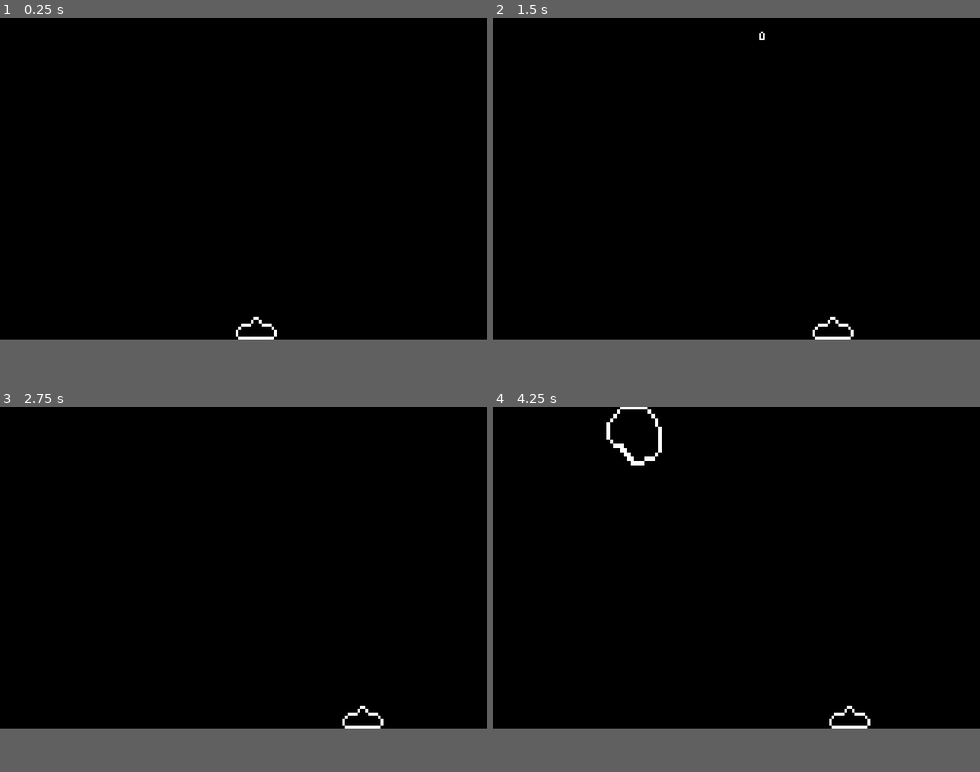
Above: before the commit, frames 1-4 (two rows, left to right).
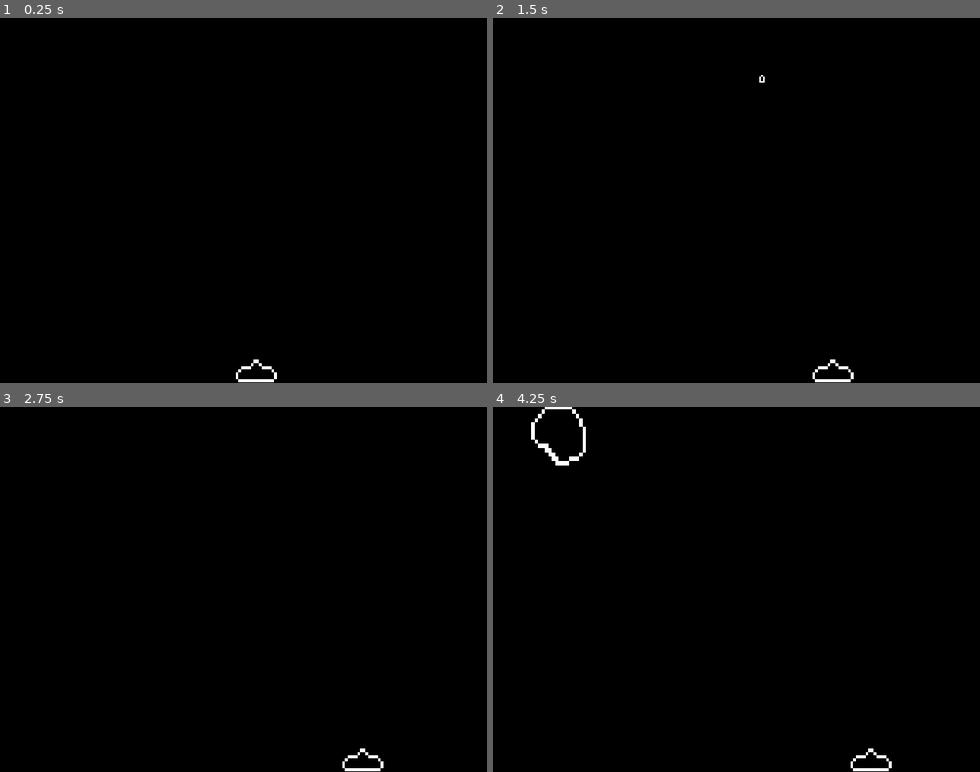
Above: after the commit, the same moments.

Repository: ApianbelleDev/Star-Command
Game: Godot game, scene res://gameplay.tscn
Same seed, same stepped clock (60 frames per second), same inputs: the game is played once before the commit and once after it. The project has no main scene, so this scene is started directly.
Inputs:
- Up to frame 1 (0.25 s): no input
- Up to frame 2 (1.5 s): tap Enter at 0.5 s; hold D (Move right) 0.53-1.28 s; tap Space (Fire) at 0.6, 1.35 s; hold Left (Move left) from 1.28 s (still down)
- Up to frame 3 (2.75 s): release Left (Move left) at 2.03 s; hold D (Move right) from 2.03 s (still down); tap Space (Fire) at 2.1 s
- Up to frame 4 (4.25 s): tap Space (Fire) at 2.85, 3.6 s; release D (Move right) at 3.53 s; hold Left (Move left) from 3.53 s (still down)
In our replay, the window is 640x423 before the commit and 640x480 after it. These sizes can differ from the game's own. Grey fills any space a smaller window leaves; there, only what the larger window draws over its background counts as a difference.

The runs differ from the first frame. In frame 1, 0.3% of the frame differs, in the area x 48-57%, y 81-100%; in frame 2, 0.3%; in frame 3, 0.3%; in frame 4, 1.0%, in the area x 7-82%, y 0-100%.

Commit message:
Randomized the comet position + a few minor tweaks
- Comets now have their xpos randomized
- added print statements for comets spawning, as well as bullet count status
- resolution was a weird 640x428 before, is now fixed to a 640x480
TODO in the next commit:
- replace bullet when it hits the top of the screen
- add simple scoring system (print to the console the score.)
- add controller support

Diff:
--- a/Bullet.gd
+++ b/Bullet.gd
@@ -9,5 +9,6 @@
 
 func OnCollisionEnter(body):
 	GlobalVars.bullet_count += 1
+	print("Bullet replaced")
 	body.queue_free()
 	queue_free()
--- a/Comet.gd
+++ b/Comet.gd
@@ -2,9 +2,19 @@
 
 var speed = 100
 
+@onready var screenSize = get_viewport().get_visible_rect().size
+
+var rng = RandomNumberGenerator.new()
+var rndX = rng.randf_range(0, 640)
+var rndY = rng.randi_range(0, 480)
+
+func _ready():
+	position.x = rndX
 # Called every frame. 'delta' is the elapsed time since the previous frame.
 func _process(delta):
+
 	position += transform.y * speed * delta
+
 
 
 func OnCollisionEnter(body):
--- a/PlayerController2D.gd
+++ b/PlayerController2D.gd
@@ -15,3 +15,4 @@
 		owner.add_child(b)
 		b.global_transform = $Marker2D.global_transform
 	GlobalVars.bullet_count -= 1
+	print("Bullet used")
--- a/gameplay.tscn
+++ b/gameplay.tscn
@@ -1,42 +1,16 @@
-[gd_scene load_steps=6 format=3 uid="uid://80qgwq0exvce"]
+[gd_scene load_steps=4 format=3 uid="uid://80qgwq0exvce"]
 
 [ext_resource type="PackedScene" uid="uid://ce1iln64lwjp1" path="res://Player.tscn" id="1_14t0c"]
 [ext_resource type="PackedScene" uid="uid://owhicldxllel" path="res://Comet.tscn" id="2_5tgnr"]
 [ext_resource type="Script" path="res://spawner.gd" id="2_uwr0c"]
-
-[sub_resource type="RectangleShape2D" id="RectangleShape2D_rnoty"]
-
-[sub_resource type="RectangleShape2D" id="RectangleShape2D_8ubdc"]
 
 [node name="gameplay" type="Node2D"]
 position = Vector2(-1, -4)
 scale = Vector2(0.563332, 0.704508)
 
 [node name="CharacterBody2D" parent="." instance=ExtResource("1_14t0c")]
-position = Vector2(599.643, 581.738)
+position = Vector2(599.643, 661.454)
 scale = Vector2(6, 6)
-
-[node name="Right Barrier" type="StaticBody2D" parent="."]
-
-[node name="CollisionShape2D" type="CollisionShape2D" parent="Right Barrier"]
-position = Vector2(1137, 428)
-scale = Vector2(1.88309, 22.0555)
-shape = SubResource("RectangleShape2D_rnoty")
-
-[node name="Left Barrier" type="StaticBody2D" parent="."]
-position = Vector2(20, -2)
-
-[node name="CollisionShape2D" type="CollisionShape2D" parent="Left Barrier"]
-position = Vector2(-2, 428)
-scale = Vector2(1.88309, 22.0555)
-shape = SubResource("RectangleShape2D_rnoty")
-
-[node name="Top Barrier" type="Area2D" parent="."]
-position = Vector2(599, 0)
-scale = Vector2(68.48, 1)
-
-[node name="CollisionShape2D" type="CollisionShape2D" parent="Top Barrier"]
-shape = SubResource("RectangleShape2D_8ubdc")
 
 [node name="Timer" type="Timer" parent="."]
 wait_time = 4.0
--- a/project.godot
+++ b/project.godot
@@ -21,7 +21,7 @@
 [display]
 
 window/size/viewport_width=640
-window/size/viewport_height=423
+window/size/viewport_height=480
 
 [input]
 
--- a/spawner.gd
+++ b/spawner.gd
@@ -3,7 +3,7 @@
 @export var Comet: PackedScene
 
 func _ready():
-	spawnComet()
+	pass
 # Called every frame. 'delta' is the elapsed time since the previous frame.
 func _process(delta):
 	pass
